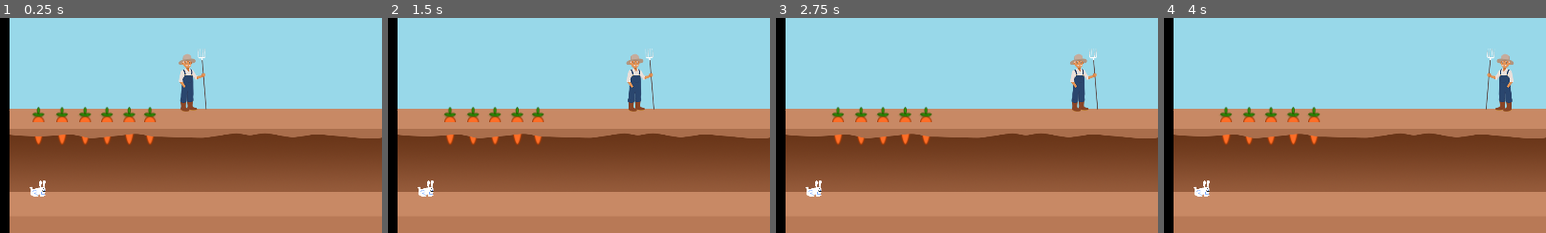
Above: before the commit, frames 1-4 (left to right).
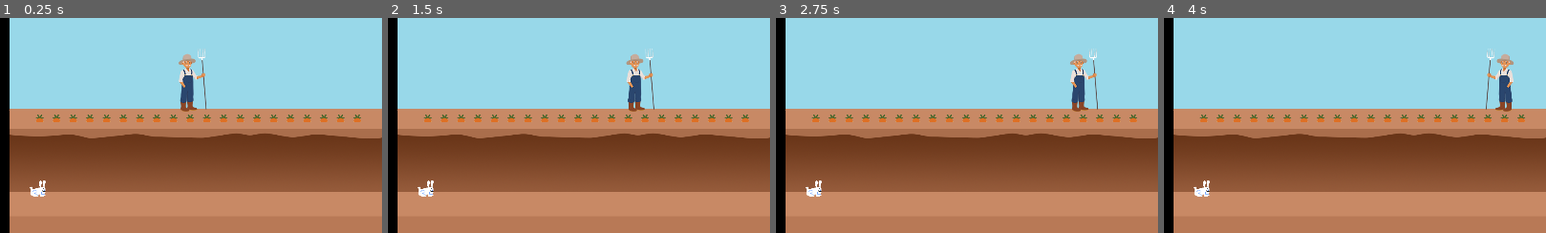
Above: after the commit, the same moments.

Repository: Brusi/ggj23
Game: Godot game, scene res://Game.tscn
Two runs of this game, one before a commit and one after it. Both use one fixed random seed, a clock stepped at 60 frames per second and the inputs below.
Inputs:
- Up to frame 1 (0.25 s): no input
- Up to frame 2 (1.5 s): tap Enter at 0.5 s; hold D (farmer_right) 0.53-1.28 s; hold Down (rabbit_down) from 1.28 s (still down)
- Up to frame 3 (2.75 s): tap Space at 2 s; release Down (rabbit_down) at 2.03 s; hold D (farmer_right) from 2.03 s (still down)
- Up to frame 4 (4 s): release D (farmer_right) at 3.53 s; hold A (farmer_left) from 3.53 s (still down)
The pictures show only the part of the screen within x 50-100%, y 27-77%; the shares and areas given below are measured in that part.

The runs differ from the first frame. In frame 1, 2.1% of the frame differs, in the area x 8-95%, y 41-60%; in frame 2, 2.0%; in frame 3, 2.0%; in frame 4, 2.0%.
Error after the commit: Invalid get index 'position' (on base: 'null instance'). (res://Carrot.gd:22)

Commit message:
Tidy up the carrots

Diff:
--- /dev/null
+++ b/project/CarrotContainer.gd
@@ -0,0 +1,15 @@
+tool
+
+extends Node2D
+
+func _ready():
+	if get_child_count() <= 1:
+		return
+
+	var count: = get_child_count()
+	var min_x:float = get_child(0).position.x
+	var max_x:float = get_child(count-1).position.x
+	var diff: = 42
+
+	for i in range(get_child_count()):
+		get_child(i).position.x = min_x + i * diff
--- a/project/Game.tscn
+++ b/project/Game.tscn
@@ -1,10 +1,11 @@
-[gd_scene load_steps=6 format=2]
+[gd_scene load_steps=7 format=2]
 
 [ext_resource path="res://assets/bg.png" type="Texture" id=1]
 [ext_resource path="res://Rabbit.tscn" type="PackedScene" id=2]
 [ext_resource path="res://Farmer.tscn" type="PackedScene" id=3]
 [ext_resource path="res://assets/ground_mask.png" type="Texture" id=4]
 [ext_resource path="res://Carrot.tscn" type="PackedScene" id=5]
+[ext_resource path="res://CarrotContainer.gd" type="Script" id=6]
 
 [node name="Game" type="Node2D"]
 
@@ -21,23 +22,88 @@
 [node name="Rabbit" parent="." instance=ExtResource( 2 )]
 position = Vector2( 1055, 716 )
 
-[node name="Carrot" parent="." instance=ExtResource( 5 )]
-position = Vector2( 1055.75, 559 )
+[node name="CarrotContainer" type="Node2D" parent="."]
+script = ExtResource( 6 )
 
-[node name="Carrot2" parent="." instance=ExtResource( 5 )]
-position = Vector2( 1115, 559 )
+[node name="Carrot" parent="CarrotContainer" instance=ExtResource( 5 )]
+position = Vector2( 1060, 550 )
+scale = Vector2( 1, 1 )
 
-[node name="Carrot3" parent="." instance=ExtResource( 5 )]
-position = Vector2( 1173, 559 )
+[node name="Carrot2" parent="CarrotContainer" instance=ExtResource( 5 )]
+position = Vector2( 1102, 550 )
+scale = Vector2( 1, 1 )
 
-[node name="Carrot4" parent="." instance=ExtResource( 5 )]
-position = Vector2( 1228, 559 )
+[node name="Carrot3" parent="CarrotContainer" instance=ExtResource( 5 )]
+position = Vector2( 1144, 550 )
+scale = Vector2( 1, 1 )
 
-[node name="Carrot5" parent="." instance=ExtResource( 5 )]
-position = Vector2( 1284, 559 )
+[node name="Carrot4" parent="CarrotContainer" instance=ExtResource( 5 )]
+position = Vector2( 1186, 550 )
+scale = Vector2( 1, 1 )
 
-[node name="Carrot6" parent="." instance=ExtResource( 5 )]
-position = Vector2( 1336, 559 )
+[node name="Carrot5" parent="CarrotContainer" instance=ExtResource( 5 )]
+position = Vector2( 1228, 550 )
+scale = Vector2( 1, 1 )
+
+[node name="Carrot6" parent="CarrotContainer" instance=ExtResource( 5 )]
+position = Vector2( 1270, 550 )
+scale = Vector2( 1, 1 )
+
+[node name="Carrot7" parent="CarrotContainer" instance=ExtResource( 5 )]
+position = Vector2( 1312, 550 )
+scale = Vector2( 1, 1 )
+
+[node name="Carrot8" parent="CarrotContainer" instance=ExtResource( 5 )]
+position = Vector2( 1354, 550 )
+scale = Vector2( 1, 1 )
+
+[node name="Carrot9" parent="CarrotContainer" instance=ExtResource( 5 )]
+position = Vector2( 1396, 550 )
+scale = Vector2( 1, 1 )
+
+[node name="Carrot10" parent="CarrotContainer" instance=ExtResource( 5 )]
+position = Vector2( 1438, 550 )
+scale = Vector2( 1, 1 )
+
+[node name="Carrot11" parent="CarrotContainer" instance=ExtResource( 5 )]
+position = Vector2( 1480, 550 )
+scale = Vector2( 1, 1 )
+
+[node name="Carrot12" parent="CarrotContainer" instance=ExtResource( 5 )]
+position = Vector2( 1522, 550 )
+scale = Vector2( 1, 1 )
+
+[node name="Carrot13" parent="CarrotContainer" instance=ExtResource( 5 )]
+position = Vector2( 1564, 550 )
+scale = Vector2( 1, 1 )
+
+[node name="Carrot14" parent="CarrotContainer" instance=ExtResource( 5 )]
+position = Vector2( 1606, 550 )
+scale = Vector2( 1, 1 )
+
+[node name="Carrot15" parent="CarrotContainer" instance=ExtResource( 5 )]
+position = Vector2( 1648, 550 )
+scale = Vector2( 1, 1 )
+
+[node name="Carrot16" parent="CarrotContainer" instance=ExtResource( 5 )]
+position = Vector2( 1690, 550 )
+scale = Vector2( 1, 1 )
+
+[node name="Carrot17" parent="CarrotContainer" instance=ExtResource( 5 )]
+position = Vector2( 1732, 550 )
+scale = Vector2( 1, 1 )
+
+[node name="Carrot18" parent="CarrotContainer" instance=ExtResource( 5 )]
+position = Vector2( 1774, 550 )
+scale = Vector2( 1, 1 )
+
+[node name="Carrot19" parent="CarrotContainer" instance=ExtResource( 5 )]
+position = Vector2( 1816, 550 )
+scale = Vector2( 1, 1 )
+
+[node name="Carrot20" parent="CarrotContainer" instance=ExtResource( 5 )]
+position = Vector2( 1858, 550 )
+scale = Vector2( 1, 1 )
 
 [node name="GroundMask" type="Sprite" parent="."]
 position = Vector2( 1452, 570 )
Binary file changed: project/assets/carrot.png
